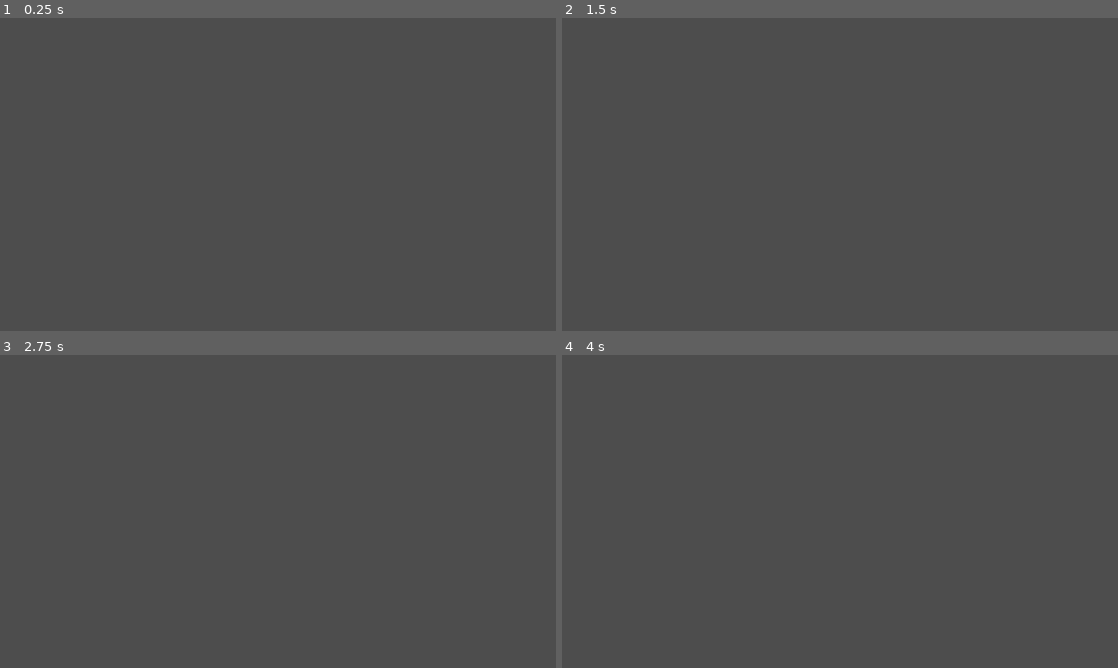
Above: before the commit, frames 1-4 (two rows, left to right).
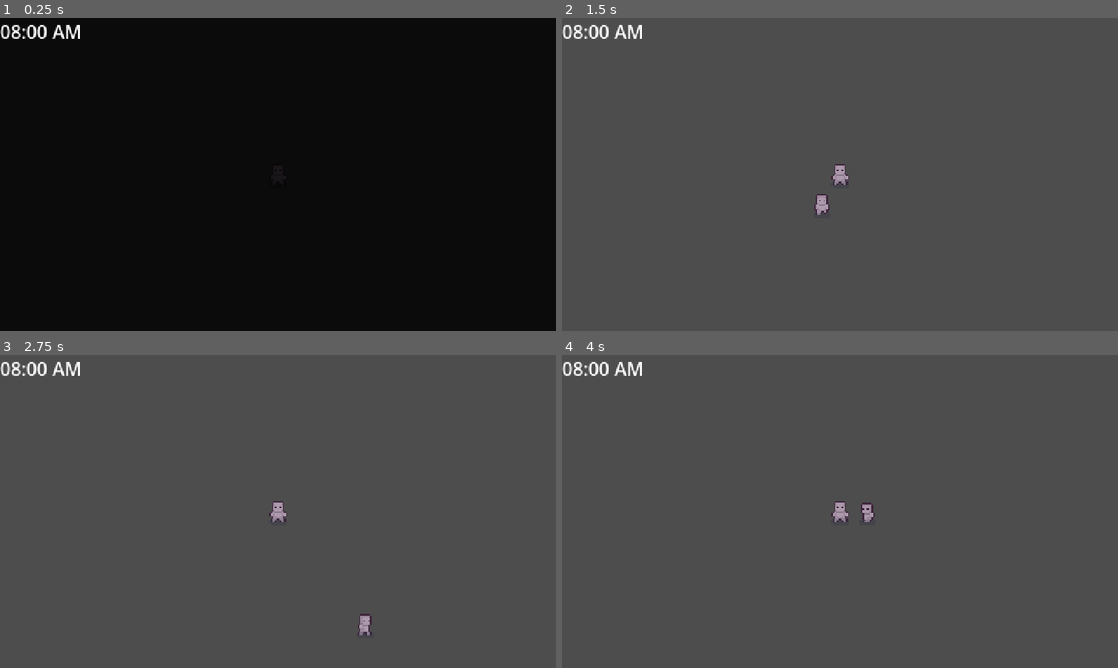
Above: after the commit, the same moments.

Repository: Arsenaultm90/COMP1501_FinalProject
Game: Godot game, scene res://scenes/main_character.tscn
Same seed, same stepped clock (60 frames per second), same inputs: the game is played once before the commit and once after it.
Inputs:
- Up to frame 1 (0.25 s): no input
- Up to frame 2 (1.5 s): hold D (right) 0.53-1.28 s; tap E (interact, bound only after the commit) at 0.6, 1.35 s; hold S (down) from 1.28 s (still down)
- Up to frame 3 (2.75 s): release S (down) at 2.03 s; hold D (right) from 2.03 s (still down); tap E (interact, bound only after the commit) at 2.1 s
- Up to frame 4 (4 s): release D (right) at 2.78 s; hold W (up) 2.78-3.53 s; tap E (interact, bound only after the commit) at 2.85, 3.6 s; hold A (left) from 3.53 s (still down)

The runs differ from the first frame. In frame 1, 100% of the frame differs, in the area x 0-100%, y 0-100%; in frame 2, 0.6%; in frame 3, 0.6%; in frame 4, 0.6%.

Commit message:
added screen transitions and scene loading

Diff:
--- a/project.godot
+++ b/project.godot
@@ -18,6 +18,7 @@
 [autoload]
 
 PlayerManager="*uid://dx8ky4qg78y4e"
+SceneManager="*uid://tvaeudywc4j4"
 
 [display]
 
@@ -26,6 +27,11 @@
 window/size/window_width_override=1920
 window/size/window_height_override=1080
 window/stretch/mode="viewport"
+
+[global_group]
+
+Player=""
+Interactable=""
 
 [input]
 
@@ -53,6 +59,15 @@
 , Object(InputEventJoypadMotion,"resource_local_to_scene":false,"resource_name":"","device":-1,"axis":0,"axis_value":-1.0,"script":null)
 ]
 }
+interact={
+"deadzone": 0.2,
+"events": [Object(InputEventKey,"resource_local_to_scene":false,"resource_name":"","device":-1,"window_id":0,"alt_pressed":false,"shift_pressed":false,"ctrl_pressed":false,"meta_pressed":false,"pressed":false,"keycode":0,"physical_keycode":69,"key_label":0,"unicode":101,"location":0,"echo":false,"script":null)
+]
+}
+
+[layer_names]
+
+2d_physics/layer_2="Ineractables"
 
 [physics]
 
--- a/scenes/gas_station_inside.tscn
+++ b/scenes/gas_station_inside.tscn
@@ -1,3 +1,8 @@
 [gd_scene format=3 uid="uid://gxvg5wjcjuw4"]
 
-[node name="Node2D" type="Node2D" unique_id=235580495]
+[ext_resource type="PackedScene" uid="uid://cqn1xnyuh4ar8" path="res://scenes/player_spawner.tscn" id="1_myx53"]
+
+[node name="GasInsideRoot" type="Node2D" unique_id=235580495]
+
+[node name="PlayerSpawner" parent="." unique_id=398890483 instance=ExtResource("1_myx53")]
+position = Vector2(272, 157)
--- a/scenes/main_character.tscn
+++ b/scenes/main_character.tscn
@@ -123,7 +123,10 @@
 &"walk_up": SubResource("Animation_d3a2h")
 }
 
-[node name="CharacterBody2D" type="CharacterBody2D" unique_id=2062887617]
+[sub_resource type="RectangleShape2D" id="RectangleShape2D_tqm6u"]
+size = Vector2(25, 25)
+
+[node name="CharacterBody2D" type="CharacterBody2D" unique_id=2062887617 groups=["Player"]]
 script = ExtResource("1_tqm6u")
 
 [node name="CollisionShape2D" type="CollisionShape2D" parent="." unique_id=1905319261]
@@ -141,3 +144,27 @@
 
 [node name="AnimationPlayer" type="AnimationPlayer" parent="." unique_id=1669397452]
 libraries/ = SubResource("AnimationLibrary_e6tc2")
+
+[node name="Area2D" type="Area2D" parent="." unique_id=677651076]
+collision_layer = 3
+collision_mask = 2
+
+[node name="CollisionShape2D" type="CollisionShape2D" parent="Area2D" unique_id=1785066846]
+shape = SubResource("RectangleShape2D_tqm6u")
+
+[node name="InteractLabel" type="Label" parent="Area2D" unique_id=1086933541]
+visible = false
+offset_left = -31.0
+offset_top = -33.0
+offset_right = 38.0
+offset_bottom = -10.0
+text = "Press \"E\""
+horizontal_alignment = 1
+vertical_alignment = 1
+autowrap_trim_flags = 128
+
+[node name="Camera2D" type="Camera2D" parent="." unique_id=1392392694]
+zoom = Vector2(1.3, 1.3)
+
+[connection signal="area_entered" from="Area2D" to="." method="_on_area_2d_area_entered"]
+[connection signal="area_exited" from="Area2D" to="." method="_on_area_2d_area_exited"]
--- /dev/null
+++ b/scenes/main_menu.tscn
@@ -0,0 +1,20 @@
+[gd_scene format=3 uid="uid://bcluura3uih78"]
+
+[node name="MainMenu" type="Node2D" unique_id=523044609]
+
+[node name="VBoxContainer" type="VBoxContainer" parent="." unique_id=1624033176]
+offset_right = 40.0
+offset_bottom = 40.0
+alignment = 1
+
+[node name="NewGame" type="Button" parent="VBoxContainer" unique_id=1926783504]
+layout_mode = 2
+text = "New Game"
+
+[node name="LoadGame" type="Button" parent="VBoxContainer" unique_id=481046078]
+layout_mode = 2
+text = "Load Game"
+
+[node name="Exit" type="Button" parent="VBoxContainer" unique_id=754211501]
+layout_mode = 2
+text = "Exit"
--- a/scenes/outside.tscn
+++ b/scenes/outside.tscn
@@ -1,8 +1,25 @@
 [gd_scene format=3 uid="uid://dc86tahcdbmqv"]
 
+[ext_resource type="Script" uid="uid://xndg5qi1o0mt" path="res://scripts/out_to_in_transition.gd" id="2_8lkp2"]
 [ext_resource type="PackedScene" uid="uid://cqn1xnyuh4ar8" path="res://scenes/player_spawner.tscn" id="2_nsm10"]
+[ext_resource type="Texture2D" uid="uid://bbida3g5bg3h6" path="res://art/character/static_shadow.png" id="3_8lkp2"]
+
+[sub_resource type="RectangleShape2D" id="RectangleShape2D_udpx5"]
 
 [node name="OutsideRoot" type="Node2D" unique_id=851555587]
 
 [node name="PlayerSpawner" parent="." unique_id=398890483 instance=ExtResource("2_nsm10")]
 position = Vector2(217, 129)
+
+[node name="SceneTransition" type="Area2D" parent="." unique_id=2003465589 groups=["Interactable"]]
+position = Vector2(218, 31)
+collision_layer = 2
+collision_mask = 0
+monitoring = false
+script = ExtResource("2_8lkp2")
+
+[node name="CollisionShape2D" type="CollisionShape2D" parent="SceneTransition" unique_id=1213545127 groups=["Interactable"]]
+shape = SubResource("RectangleShape2D_udpx5")
+
+[node name="Sprite2D" type="Sprite2D" parent="SceneTransition" unique_id=147111179]
+texture = ExtResource("3_8lkp2")
--- /dev/null
+++ b/scenes/screen_transition.tscn
@@ -0,0 +1,15 @@
+[gd_scene format=3 uid="uid://tvaeudywc4j4"]
+
+[ext_resource type="Script" uid="uid://cmasfkhl3m8dr" path="res://scripts/global_scene_manager.gd" id="1_yu5p1"]
+
+[node name="ScreenTransition" type="CanvasLayer" unique_id=1510708910]
+script = ExtResource("1_yu5p1")
+
+[node name="FadeRect" type="ColorRect" parent="." unique_id=677576700]
+offset_right = 484.0
+offset_bottom = 275.0
+color = Color(0, 0, 0, 1)
+
+[node name="TimeLabel" type="Label" parent="." unique_id=1551388087]
+offset_right = 40.0
+offset_bottom = 23.0
--- /dev/null
+++ b/scripts/global_scene_manager.gd
@@ -0,0 +1,102 @@
+extends CanvasLayer
+
+@onready var fade_rect: ColorRect = $FadeRect
+@onready var time_label: Label = $TimeLabel
+
+var player = null
+var fade_time := 1.0
+var is_transitioning := false
+var hour: int = 8
+var minute: int = 0
+var second_accumulator: float = 0.0
+var day_active: bool = true
+
+
+func _ready() -> void:
+	update_time_label()
+	fade_in()
+
+func _process(delta: float) -> void:
+	if not day_active:
+		return
+
+	second_accumulator += delta
+
+	if second_accumulator >= 1.0:
+		second_accumulator -= 1.0
+		minute += 1
+
+		if minute >= 60:
+			minute = 0
+			hour += 1
+
+			if hour >= 20:
+				hour = 20
+				minute = 0
+				day_active = false
+
+		update_time_label()
+
+
+### SCENE TRANSITION METHODS
+func fade_out() -> void:
+	if is_transitioning:
+		return
+
+	is_transitioning = true
+
+	var tween = get_tree().create_tween()
+	tween.set_trans(Tween.TRANS_SINE)
+	tween.set_ease(Tween.EASE_IN_OUT)
+	tween.tween_property(fade_rect, "modulate:a", 1.0, fade_time)
+
+	await tween.finished
+
+
+func fade_in() -> void:
+	var tween = get_tree().create_tween()
+	tween.set_trans(Tween.TRANS_SINE)
+	tween.set_ease(Tween.EASE_IN_OUT)
+	tween.tween_property(fade_rect, "modulate:a", 0.0, fade_time)
+
+	await tween.finished
+
+	player = get_tree().get_first_node_in_group("Player")
+	if player:
+		player.enable_controls()
+	is_transitioning = false
+
+
+func fade_to_scene(scene_path: String) -> void:
+	player = get_tree().get_first_node_in_group("Player")
+	if player:
+		player.disable_controls()
+
+	await fade_out()
+	get_tree().change_scene_to_file(scene_path)
+	await get_tree().process_frame
+	await fade_in()
+
+	player = get_tree().get_first_node_in_group("Player")
+	if player:
+		player.enable_controls()
+
+
+### TIME METHODS
+func update_time_label() -> void:
+	var display_minute := int(minute / 10) * 10
+	time_label.text = format_time(hour, display_minute)
+
+func format_time(h: int, m: int) -> String:
+	var suffix := "AM"
+	var display_hour := h
+
+	if h >= 12:
+		suffix = "PM"
+
+	if h == 0:
+		display_hour = 12
+	elif h > 12:
+		display_hour = h - 12
+
+	return "%02d:%02d %s" % [display_hour, m, suffix]
--- /dev/null
+++ b/scripts/out_to_in_transition.gd
@@ -0,0 +1,6 @@
+extends Area2D
+
+@onready var collision : CollisionShape2D = $CollisionShape2D
+
+func interact() -> void:
+	SceneManager.fade_to_scene("res://scenes/gas_station_inside.tscn")
--- a/scripts/player.gd
+++ b/scripts/player.gd
@@ -2,16 +2,23 @@
 
 @onready var animation_player = $AnimationPlayer
 @onready var sprite = $Sprite2D
+@onready var interact_label = $Area2D/InteractLabel
+@onready var interact_area = $Area2D
 
 var cardinal_direction : Vector2 = Vector2.DOWN
 var direction : Vector2 = Vector2.ZERO
 var move_speed : float = 100.0
 var state : String = "idle"
+var interact_target = null
+var controls_enabled : bool = false
 
 func _ready() -> void:
 	pass
 
-func _physics_process(delta: float) -> void:
+func _physics_process(_delta: float) -> void:
+	if not controls_enabled:
+		return
+
 	direction.x = Input.get_action_strength("right") - Input.get_action_strength("left")
 	direction.y = Input.get_action_strength("down") - Input.get_action_strength("up")
 
@@ -20,6 +27,10 @@
 
 	if SetState() == true || SetDirection() == true:
 		UpdateAnimation()
+
+	if interact_target and Input.is_action_just_pressed("interact"):
+		interact_target.interact()
+
 
 func SetDirection() -> bool:
 	var new_dir : Vector2 = cardinal_direction
@@ -55,3 +66,29 @@
 		return "up"
 	else:
 		return "right"
+
+
+### UTILITY METHODS
+func disable_controls() -> void:
+	controls_enabled = false
+	velocity = Vector2.ZERO
+
+func enable_controls() -> void:
+	controls_enabled = true
+
+### Interact Methods
+func show_prompt():
+	interact_label.visible = true
+
+func hide_prompt():
+	interact_label.visible = false
+
+func _on_area_2d_area_entered(area: Area2D) -> void:
+	if area.is_in_group("Interactable"):
+		interact_target = area
+		show_prompt()
+
+func _on_area_2d_area_exited(area: Area2D) -> void:
+	if area == interact_target:
+		interact_target = null
+		hide_prompt()
Not shown, added: scripts/global_scene_manager.gd.uid
Not shown, added: scripts/out_to_in_transition.gd.uid
